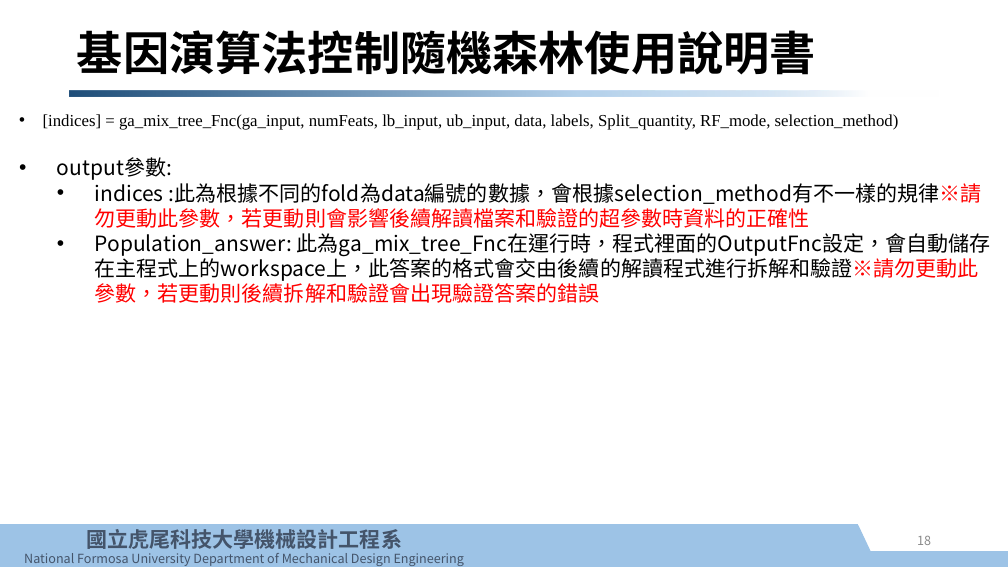
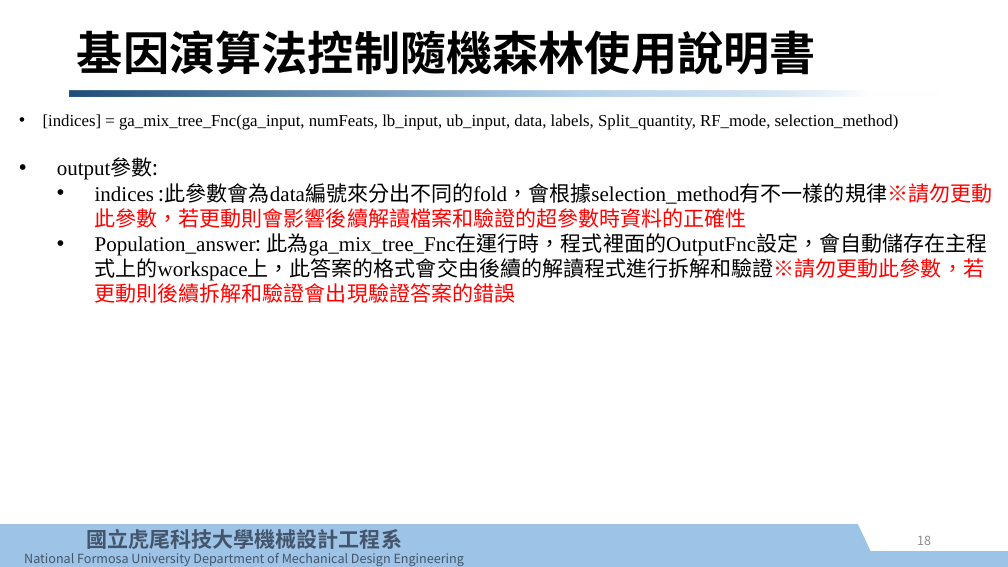
Before and after one commit to e970230/test, a slide deck: slide 18 of GA_RF/基因演算法控制隨機森林使用說明.pptx. Drawn at 1008x567 pixels with LibreOffice and Linux fonts; fonts in the diff are those of the drawing; background and template pictures are left out. Boxes give left, top, right and bottom in pixels: in the first picture for what was removed or moved away, otherwise in the second. Text is boxed around its words. In the diff, an @@ line names an element or a change of style, - is before the commit and + after.

```diff
--- a/GA_RF/基因演算法控制隨機森林使用說明.pptx
+++ b/GA_RF/基因演算法控制隨機森林使用說明.pptx
@@ text at (57,159,987,303): font Noto Sans CJK SC to Times New Roman in "output參數:", "Population_answer: 此為ga_mix_tree_Fnc在運行時，程式裡面的OutputFnc設定，會自 ..." @@
@@ text at (95,183,992,228): text changed @@
-  • indices :此為根據不同的fold為data編號的數據，會根據selection_method有不一樣的規律※請勿更動此參數，若更動則會影響後續解讀檔案和驗證的超參數時資料的正確性
+  • indices :此參數會為data編號來分出不同的fold，會根據selection_method有不一樣的規律※請勿更動此參數，若更動則會影響後續解讀檔案和驗證的超參數時資料的正確性
```
Also in this commit, not shown: 8 other slides changed, 8 other files.
